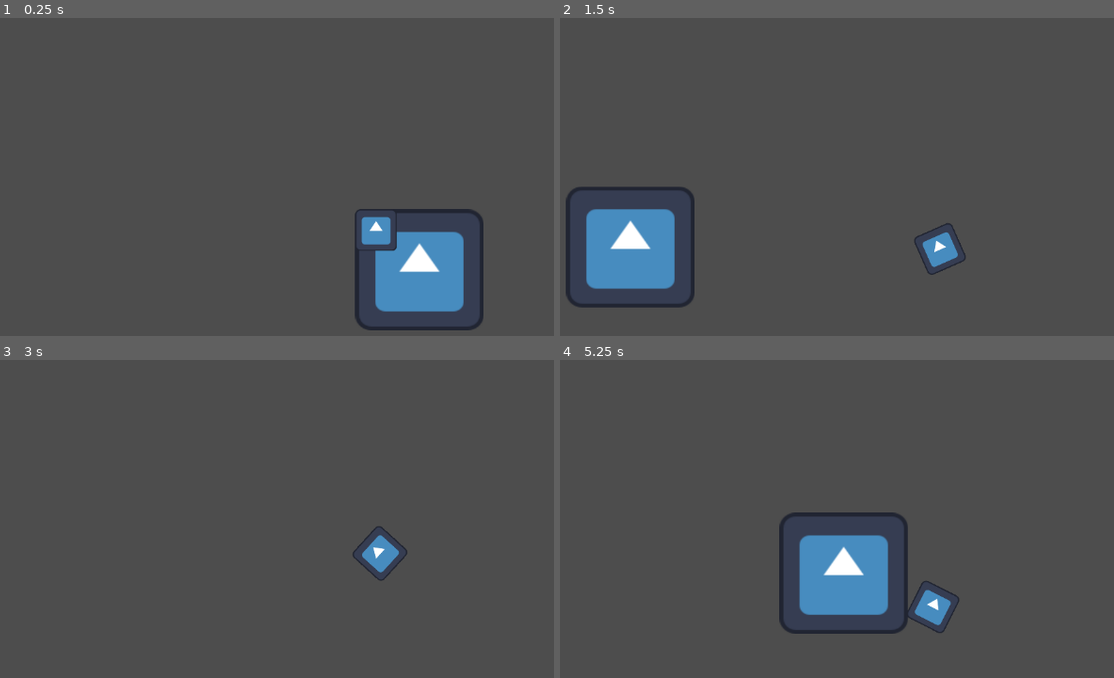
Above: before the commit, frames 1-4 (two rows, left to right).
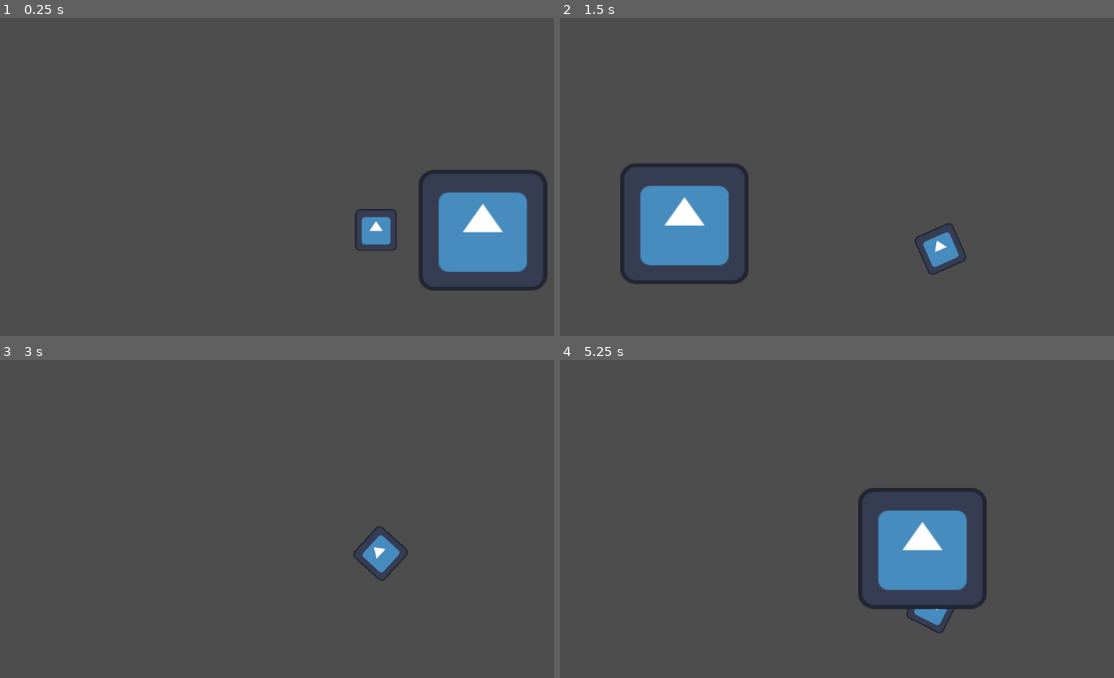
Above: after the commit, the same moments.

Repository: sglasha/Soul-RPG
Game: Godot game, scene res://Game_World/Levels/test_scene.tscn
Same seed, same stepped clock (60 frames per second), same inputs: the game is played once before the commit and once after it. The engine's default icon, where the game draws it, is replaced by a stand-in: a white triangle on a blue panel in a dark square.
Inputs:
- Up to frame 1 (0.25 s): no input
- Up to frame 2 (1.5 s): hold Right (right) 0.53-1.28 s; tap X (roll) at 0.6, 1.35 s; hold Down (down) from 1.28 s (still down)
- Up to frame 3 (3 s): release Down (down) at 2.03 s; hold Right (right) 2.03-2.78 s; tap X (roll) at 2.1, 2.85 s; hold Up (up) from 2.78 s (still down)
- Up to frame 4 (5.25 s): tap Enter at 3.5 s; release Up (up) at 3.53 s; hold Left (left) 3.53-5.03 s; tap X (roll) at 3.6, 4.35, 5.1 s; hold Down (down) from 5.03 s (still down)

The runs differ from the first frame. In frame 1, 8.4% of the frame differs, in the area x 64-99%, y 47-99%; in frame 2, 7.7%; in frame 3, less than 0.1%; in frame 4, 9.5%, in the area x 39-78%, y 40-87%.

Commit message:
added random enemy patrol movement

Diff:
--- /dev/null
+++ b/Game_World/Entities/Enemies/Scripts/idle_movement.gd
@@ -0,0 +1,21 @@
+extends CharacterBody2D
+
+var noise = FastNoiseLite.new()
+var speed = 400
+var noise_speed = 5
+var chasing = false
+var noise_position = 0
+
+func _ready():
+	noise.seed = randi()
+	noise.noise_type = FastNoiseLite.TYPE_PERLIN
+	noise.frequency = 0.05
+
+func _physics_process(delta: float) -> void:
+	if not chasing:
+		noise_position += delta * noise_speed
+		var direction = Vector2(noise.get_noise_2d(0,noise_position),noise.get_noise_2d(noise_position + 100, 0))
+
+		velocity = direction * speed
+
+	move_and_slide()
--- a/Game_World/Entities/Player/Scripts/Player_Movement.gd
+++ b/Game_World/Entities/Player/Scripts/Player_Movement.gd
@@ -18,11 +18,11 @@
 		if x_direction != 0:
 			velocity.x = move_toward(velocity.x, speed*direction.x, float(speed)/8)
 		else:
-			velocity.x = move_toward(velocity.x, 0, float(speed)/2)
+			velocity.x = move_toward(velocity.x, 0, float(speed)/4)
 
 		if y_direction != 0:
 			velocity.y = move_toward(velocity.y, speed*direction.y, float(speed)/8)
 		else:
-			velocity.y = move_toward(velocity.y, 0, float(speed)/2)
+			velocity.y = move_toward(velocity.y, 0, float(speed)/4)
 
 	move_and_slide()
--- a/Game_World/Levels/test_scene.tscn
+++ b/Game_World/Levels/test_scene.tscn
@@ -1,13 +1,23 @@
-[gd_scene load_steps=3 format=3 uid="uid://c1yt7gev07stq"]
+[gd_scene load_steps=5 format=3 uid="uid://c1yt7gev07stq"]
 
 [ext_resource type="PackedScene" uid="uid://c6wjb2b40nk0h" path="res://Game_World/Entities/Player/Scenes/player.tscn" id="1_hne3r"]
 [ext_resource type="Texture2D" uid="uid://djtuolfsqfna0" path="res://icon.svg" id="2_hk461"]
+[ext_resource type="Script" uid="uid://bg3i0tsqodu2b" path="res://Game_World/Entities/Enemies/Scripts/idle_movement.gd" id="2_yrjwy"]
+
+[sub_resource type="CircleShape2D" id="CircleShape2D_lcr2e"]
 
 [node name="Test Scene" type="Node2D"]
 
-[node name="Sprite2D" type="Sprite2D" parent="."]
-position = Vector2(133, 121.5)
+[node name="Player" parent="." instance=ExtResource("1_hne3r")]
+position = Vector2(-324, -5)
+
+[node name="Test Enemy" type="CharacterBody2D" parent="."]
+script = ExtResource("2_yrjwy")
+
+[node name="Sprite2D" type="Sprite2D" parent="Test Enemy"]
+position = Vector2(4, -7.000002)
 scale = Vector2(3.078125, 2.8984375)
 texture = ExtResource("2_hk461")
 
-[node name="Player" parent="." instance=ExtResource("1_hne3r")]
+[node name="CollisionShape2D" type="CollisionShape2D" parent="Test Enemy"]
+shape = SubResource("CircleShape2D_lcr2e")
Not shown, added: Game_World/Entities/Enemies/Scripts/idle_movement.gd.uid
